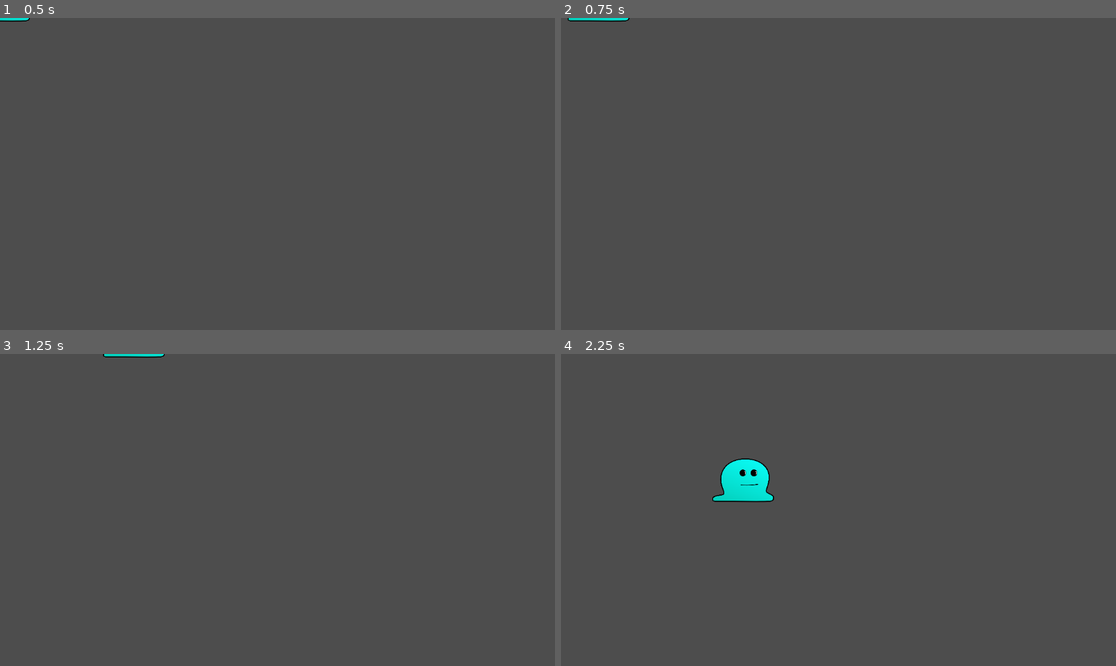
Above: before the commit, frames 1-4 (two rows, left to right).
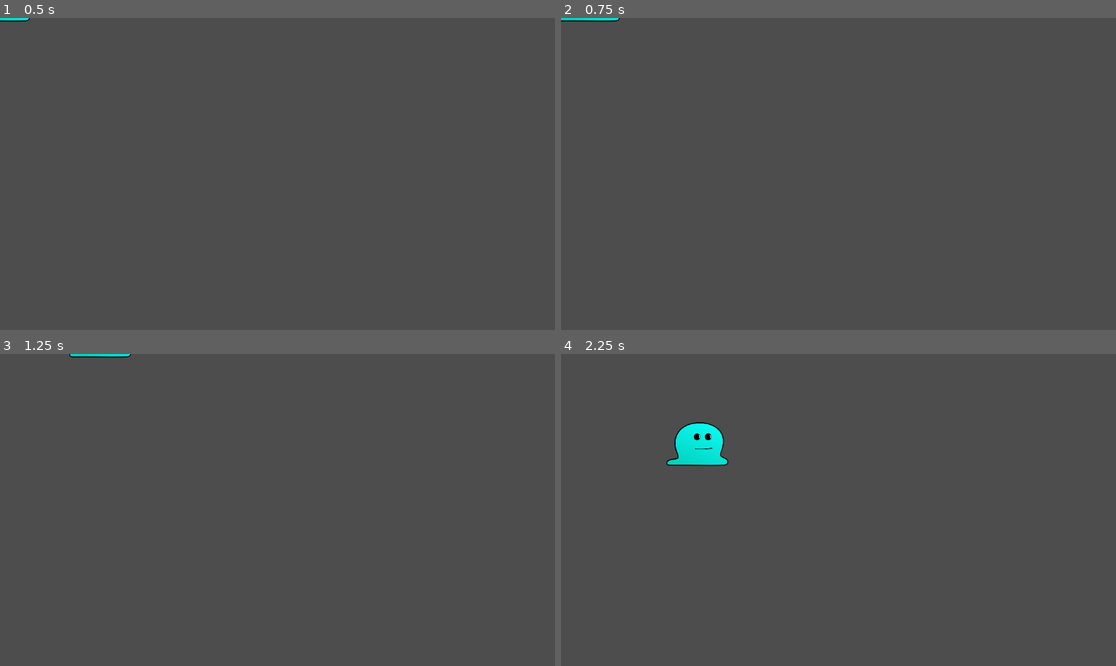
Above: after the commit, the same moments.

Repository: Predhelt/UnstableAlchemy
Game: Godot game, scene res://player.tscn
The game is run twice, just before and just after one commit, with the same random seed, the same clock (stepped at 60 frames per second) and the same inputs. The project has no main scene, so this scene is started directly.
Inputs (mouse positions are in pixels of both pictures, inside the frame that each line leads up to):
- Up to frame 1 (0.5 s): no input
- Up to frame 2 (0.75 s): tap Enter at 0.5 s; move the mouse to (960, 158) at 0.52 s; hold D (move_right) from 0.53 s (still down); tap 1 (tool_slot1, bound only before the commit) at 0.6 s; click (960, 158) at 0.67 s
- Up to frame 3 (1.25 s): keep holding D (move_right); tap 2 (tool_slot2, bound only before the commit) at 0.8 s
- Up to frame 4 (2.25 s): tap Space at 1.25 s; move the mouse to (727, 525) at 1.27 s; release D (move_right) at 1.28 s; hold S (move_down) 1.28-2.03 s; tap 2 (tool_slot2, bound only before the commit) at 1.35 s; tap 3 (tool_slot3, bound only before the commit) at 1.55, 2.1 s; move the mouse to (894, 441) at 2.02 s; hold D (move_right) from 2.03 s (still down)

Frame 1 is identical in both runs. In frame 2, less than 0.1% of the frame differs, in the area x 0-13%, y 0-2%; in frame 3, 0.1%; in frame 4, 2.3%, in the area x 19-39%, y 21-48%.

Commit message:
Started hotbar/tool UI
basic stat names, tool types, hotbar slots. Some redundancy at the moment, may comment out some implementations until more customization is implemented

Diff:
--- /dev/null
+++ b/Tools/pickaxe.tscn
@@ -0,0 +1,17 @@
+[gd_scene load_steps=3 format=3 uid="uid://d1u5ejg6hestf"]
+
+[ext_resource type="Texture2D" uid="uid://dae4qq5rhx7qx" path="res://Tools/RoughPickaxe.png" id="1_mn4oj"]
+
+[sub_resource type="CircleShape2D" id="CircleShape2D_b63s0"]
+radius = 57.0088
+
+[node name="Pickaxe" type="Area2D"]
+
+[node name="RoughPickaxe" type="Sprite2D" parent="."]
+position = Vector2(42, -44)
+scale = Vector2(0.5, 0.5)
+texture = ExtResource("1_mn4oj")
+
+[node name="CollisionShape2D" type="CollisionShape2D" parent="."]
+position = Vector2(39, -59)
+shape = SubResource("CircleShape2D_b63s0")
--- /dev/null
+++ b/Tools/woodcutting_axe.tscn
@@ -0,0 +1,17 @@
+[gd_scene load_steps=3 format=3 uid="uid://o3yqimgiub37"]
+
+[ext_resource type="Texture2D" uid="uid://b2fmrw7wionnr" path="res://Tools/RoughWoodcuttingAxe.png" id="1_c55a8"]
+
+[sub_resource type="RectangleShape2D" id="RectangleShape2D_iymjs"]
+size = Vector2(105.058, 218.184)
+
+[node name="WoodcuttingAxe" type="Area2D"]
+
+[node name="RoughWoodcuttingAxe" type="Sprite2D" parent="."]
+position = Vector2(102, -97)
+texture = ExtResource("1_c55a8")
+
+[node name="CollisionShape2D" type="CollisionShape2D" parent="."]
+position = Vector2(127, -118)
+rotation = 0.635842
+shape = SubResource("RectangleShape2D_iymjs")
--- /dev/null
+++ b/UI/Shortcuts/hotbar_1.tres
@@ -0,0 +1,7 @@
+[gd_resource type="Shortcut" load_steps=2 format=3 uid="uid://lgqcpcn7dh6v"]
+
+[sub_resource type="InputEventKey" id="InputEventKey_5ngv2"]
+keycode = 49
+
+[resource]
+events = [SubResource("InputEventKey_5ngv2")]
--- /dev/null
+++ b/UI/Shortcuts/hotbar_2.tres
@@ -0,0 +1,9 @@
+[gd_resource type="Shortcut" load_steps=2 format=3 uid="uid://cwq4rqia8g33q"]
+
+[sub_resource type="InputEventKey" id="InputEventKey_22roe"]
+device = -1
+keycode = 50
+unicode = 50
+
+[resource]
+events = [SubResource("InputEventKey_22roe")]
--- /dev/null
+++ b/UI/Shortcuts/hotbar_3.tres
@@ -0,0 +1,9 @@
+[gd_resource type="Shortcut" load_steps=2 format=3 uid="uid://b47ma8787xjk5"]
+
+[sub_resource type="InputEventKey" id="InputEventKey_un371"]
+device = -1
+keycode = 51
+unicode = 51
+
+[resource]
+events = [SubResource("InputEventKey_un371")]
--- /dev/null
+++ b/UI/Shortcuts/hotbar_4.tres
@@ -0,0 +1,9 @@
+[gd_resource type="Shortcut" load_steps=2 format=3 uid="uid://du4gxggmmlkv2"]
+
+[sub_resource type="InputEventKey" id="InputEventKey_fnlms"]
+device = -1
+keycode = 52
+unicode = 52
+
+[resource]
+events = [SubResource("InputEventKey_fnlms")]
--- /dev/null
+++ b/UI/Shortcuts/hotbar_5.tres
@@ -0,0 +1,9 @@
+[gd_resource type="Shortcut" load_steps=2 format=3 uid="uid://bdfvb0i3ygq55"]
+
+[sub_resource type="InputEventKey" id="InputEventKey_ldq8r"]
+device = -1
+keycode = 53
+unicode = 53
+
+[resource]
+events = [SubResource("InputEventKey_ldq8r")]
--- /dev/null
+++ b/UI/hotbar.tscn
@@ -0,0 +1,46 @@
+[gd_scene load_steps=7 format=3 uid="uid://dmno12rqcg6in"]
+
+[ext_resource type="PackedScene" uid="uid://bbvxpluwik7r6" path="res://UI/hotbar_button.tscn" id="1_j8vo5"]
+[ext_resource type="Shortcut" uid="uid://lgqcpcn7dh6v" path="res://UI/Shortcuts/hotbar_1.tres" id="2_kcset"]
+[ext_resource type="Shortcut" path="res://UI/Shortcuts/hotbar_2.tres" id="3_18uj4"]
+[ext_resource type="Shortcut" uid="uid://b47ma8787xjk5" path="res://UI/Shortcuts/hotbar_3.tres" id="4_a2hxo"]
+[ext_resource type="Shortcut" uid="uid://du4gxggmmlkv2" path="res://UI/Shortcuts/hotbar_4.tres" id="5_xqf24"]
+[ext_resource type="Shortcut" uid="uid://bdfvb0i3ygq55" path="res://UI/Shortcuts/hotbar_5.tres" id="6_xvgtj"]
+
+[node name="Hotbar" type="Control"]
+layout_mode = 3
+anchors_preset = 15
+anchor_right = 1.0
+anchor_bottom = 1.0
+grow_horizontal = 2
+grow_vertical = 2
+
+[node name="HBoxContainer" type="HBoxContainer" parent="."]
+layout_mode = 0
+offset_right = 40.0
+offset_bottom = 40.0
+
+[node name="HotbarButton1" parent="HBoxContainer" instance=ExtResource("1_j8vo5")]
+layout_mode = 2
+shortcut = ExtResource("2_kcset")
+text = ""
+
+[node name="HotbarButton2" parent="HBoxContainer" instance=ExtResource("1_j8vo5")]
+layout_mode = 2
+shortcut = ExtResource("3_18uj4")
+text = ""
+
+[node name="HotbarButton3" parent="HBoxContainer" instance=ExtResource("1_j8vo5")]
+layout_mode = 2
+shortcut = ExtResource("4_a2hxo")
+text = ""
+
+[node name="HotbarButton4" parent="HBoxContainer" instance=ExtResource("1_j8vo5")]
+layout_mode = 2
+shortcut = ExtResource("5_xqf24")
+text = ""
+
+[node name="HotbarButton5" parent="HBoxContainer" instance=ExtResource("1_j8vo5")]
+layout_mode = 2
+shortcut = ExtResource("6_xvgtj")
+text = ""
--- /dev/null
+++ b/UI/hotbar_button.gd
@@ -0,0 +1,11 @@
+extends Button
+
+
+func _ready() -> void:
+	var event : InputEvent = shortcut.events[0]
+	text = event.as_text()
+	pressed.connect(_on_pressed)
+
+
+func _on_pressed():
+	print("test")
--- /dev/null
+++ b/UI/hotbar_button.tscn
@@ -0,0 +1,10 @@
+[gd_scene load_steps=2 format=3 uid="uid://bbvxpluwik7r6"]
+
+[ext_resource type="Script" path="res://UI/hotbar_button.gd" id="1_0i3w7"]
+
+[node name="HotbarButton" type="Button"]
+custom_minimum_size = Vector2(64, 64)
+offset_right = 18.0
+offset_bottom = 31.0
+text = "X"
+script = ExtResource("1_0i3w7")
--- a/player.gd
+++ b/player.gd
@@ -1,9 +1,38 @@
 extends CharacterBody2D
 
+const MS = 200 #move speed value
+var held_tool = "bare"
+
+var stats = {
+	"health" : 100.0, # health value
+	"stamina" : 100.0, # stamina value
+	"move speed" : 300.0, # move speed modifier (100 = 1.0*ms)
+	"tool speed" : 100.0, # tool speed value (100 = 1.0*ts)
+}
+
+# Tools have values that determine the quality of the tool.
+# 0 = none, 1 = basic, 2 = refined, 3 = master
+var tools = {
+	"bare" : 0, # bare hands / appendage
+	"pickaxe" : 0, # for mining stone
+	"woodcutting axe" : 0, # for cutting trees
+	"butterfly net" : 0, # for catching bugs
+	"fishing rod" : 0, # for fishing
+	"shovel" : 0, # for digging
+}
+
+var hotbar = { # Determines tool in hotbar slot
+	0 : "bare",
+	1 : "pickaxe",
+	2 : "woodcutting axe",
+	3 : "butterfly net",
+	4 : "fishing rod",
+	5 : "shovel",
+}
 
 func _physics_process(delta: float) -> void:
 	var direction = Input.get_vector("move_left", "move_right", "move_up", "move_down")
-	velocity = direction * 400
+	velocity = direction * stats["move speed"]
 	move_and_slide()
 
 	# Change animation when character starts/stops walking
@@ -11,3 +40,29 @@
 ##		character.play_walk_animation()
 ##	else:
 ##		character.play_idle_animation
+
+
+
+
+func set_tool(slot: int) -> void:
+	if hotbar[slot] != held_tool: # If not holding the selected tool, hold it
+		held_tool = hotbar[slot]
+	else: # if already holding the tool, deselect it
+		held_tool = hotbar[0]
+	print(held_tool)
+
+func _on_input_event(viewport: Node, event: InputEvent, shape_idx: int) -> void:
+	var eventText : String = event.as_text()
+	match eventText:
+		"tool_slot1":
+			set_tool(1)
+		"tool_slot2":
+			set_tool(2)
+		"tool_slot3":
+			set_tool(3)
+		"tool_slot4":
+			set_tool(4)
+		"tool_slot5":
+			set_tool(5)
+		"tool_slot6":
+			set_tool(6)
--- a/player.tscn
+++ b/player.tscn
@@ -17,3 +17,5 @@
 [node name="CollisionShape2D" type="CollisionShape2D" parent="."]
 position = Vector2(2, -34)
 shape = SubResource("CircleShape2D_bbgsb")
+
+[connection signal="input_event" from="." to="." method="_on_input_event"]
--- a/project.godot
+++ b/project.godot
@@ -47,46 +47,6 @@
 , Object(InputEventJoypadMotion,"resource_local_to_scene":false,"resource_name":"","device":-1,"axis":5,"axis_value":1.0,"script":null)
 ]
 }
-tool_slot1={
-"deadzone": 0.5,
-"events": [Object(InputEventKey,"resource_local_to_scene":false,"resource_name":"","device":-1,"window_id":0,"alt_pressed":false,"shift_pressed":false,"ctrl_pressed":false,"meta_pressed":false,"pressed":false,"keycode":0,"physical_keycode":49,"key_label":0,"unicode":49,"location":0,"echo":false,"script":null)
-]
-}
-tool_slot2={
-"deadzone": 0.5,
-"events": [Object(InputEventKey,"resource_local_to_scene":false,"resource_name":"","device":-1,"window_id":0,"alt_pressed":false,"shift_pressed":false,"ctrl_pressed":false,"meta_pressed":false,"pressed":false,"keycode":0,"physical_keycode":50,"key_label":0,"unicode":50,"location":0,"echo":false,"script":null)
-]
-}
-tool_slot3={
-"deadzone": 0.5,
-"events": [Object(InputEventKey,"resource_local_to_scene":false,"resource_name":"","device":-1,"window_id":0,"alt_pressed":false,"shift_pressed":false,"ctrl_pressed":false,"meta_pressed":false,"pressed":false,"keycode":0,"physical_keycode":51,"key_label":0,"unicode":51,"location":0,"echo":false,"script":null)
-]
-}
-tool_slot4={
-"deadzone": 0.5,
-"events": [Object(InputEventKey,"resource_local_to_scene":false,"resource_name":"","device":-1,"window_id":0,"alt_pressed":false,"shift_pressed":false,"ctrl_pressed":false,"meta_pressed":false,"pressed":false,"keycode":0,"physical_keycode":52,"key_label":0,"unicode":52,"location":0,"echo":false,"script":null)
-]
-}
-tool_slot5={
-"deadzone": 0.5,
-"events": [Object(InputEventKey,"resource_local_to_scene":false,"resource_name":"","device":-1,"window_id":0,"alt_pressed":false,"shift_pressed":false,"ctrl_pressed":false,"meta_pressed":false,"pressed":false,"keycode":0,"physical_keycode":53,"key_label":0,"unicode":53,"location":0,"echo":false,"script":null)
-]
-}
-tool_slot6={
-"deadzone": 0.5,
-"events": [Object(InputEventKey,"resource_local_to_scene":false,"resource_name":"","device":-1,"window_id":0,"alt_pressed":false,"shift_pressed":false,"ctrl_pressed":false,"meta_pressed":false,"pressed":false,"keycode":0,"physical_keycode":54,"key_label":0,"unicode":54,"location":0,"echo":false,"script":null)
-]
-}
-tool_slot7={
-"deadzone": 0.5,
-"events": [Object(InputEventKey,"resource_local_to_scene":false,"resource_name":"","device":-1,"window_id":0,"alt_pressed":false,"shift_pressed":false,"ctrl_pressed":false,"meta_pressed":false,"pressed":false,"keycode":0,"physical_keycode":55,"key_label":0,"unicode":55,"location":0,"echo":false,"script":null)
-]
-}
-tool_slot8={
-"deadzone": 0.5,
-"events": [Object(InputEventKey,"resource_local_to_scene":false,"resource_name":"","device":-1,"window_id":0,"alt_pressed":false,"shift_pressed":false,"ctrl_pressed":false,"meta_pressed":false,"pressed":false,"keycode":0,"physical_keycode":56,"key_label":0,"unicode":56,"location":0,"echo":false,"script":null)
-]
-}
 tool_wheel={
 "deadzone": 0.5,
 "events": [Object(InputEventJoypadButton,"resource_local_to_scene":false,"resource_name":"","device":-1,"button_index":9,"pressure":0.0,"pressed":true,"script":null)
Binary file added: Tools/Images/RoughPickaxe.png
Not shown, added: Tools/Images/RoughPickaxe.png.import
Binary file added: Tools/Images/RoughWoodcuttingAxe.png
Not shown, added: Tools/Images/RoughWoodcuttingAxe.png.import
Not shown, added: Tools/RoughPickaxe.png.import
Not shown, added: Tools/RoughWoodcuttingAxe.png.import
Not shown, added: Tools/RoughWoodcuttingAxe.png~
